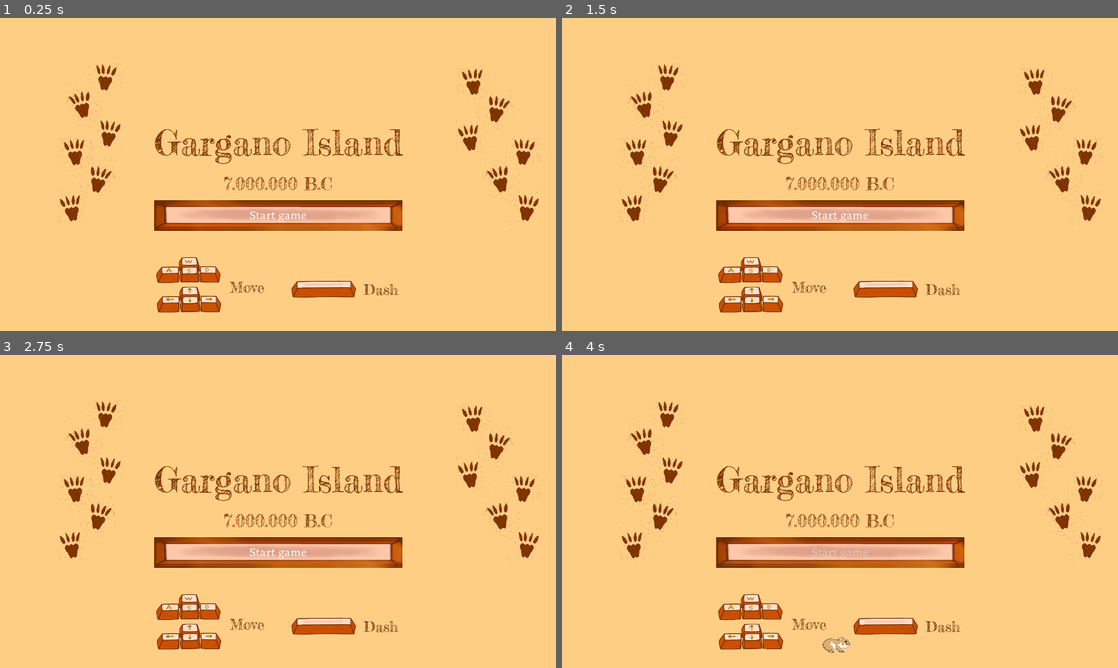
Above: before the commit, frames 1-4 (two rows, left to right).
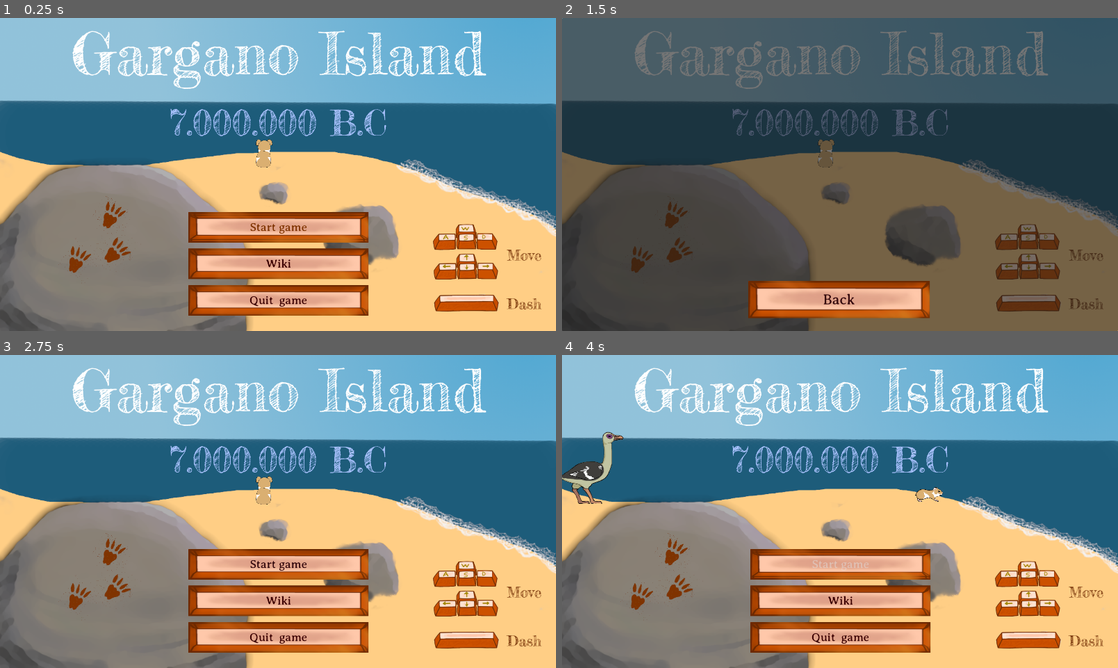
Above: after the commit, the same moments.

Repository: nialsiG/GMTK2024
Game: Godot game, scene res://scenes/start_menu.tscn
Two runs of this game, one before a commit and one after it. Both use one fixed random seed, a clock stepped at 60 frames per second and the inputs below. The engine's default icon, where the game draws it, is replaced by a stand-in: a white triangle on a blue panel in a dark square.
Inputs (mouse positions are in pixels of both pictures, inside the frame that each line leads up to):
- Up to frame 1 (0.25 s): no input
- Up to frame 2 (1.5 s): click (840, 265) at 0.5 s, where only the run after the commit has a clickable "Wiki"; click (667, 246) at 1.27 s
- Up to frame 3 (2.75 s): click (278, 636) at 2 s, where only the run after the commit has a clickable "Back"
- Up to frame 4 (4 s): click "Start game" at 2.75 s; hold D (move_right) from 3.53 s (still down); tap Space (attack) at 3.6 s

The runs differ from the first frame. In frame 1, 81% of the frame differs, in the area x 0-100%, y 0-100%; in frame 2, 100%; in frame 3, 81%; in frame 4, 81%.

Commit message:
new starting menu UI

Diff:
--- a/Gmtk 2024/resources/buttons/new_style_box_texture.tres
+++ b/Gmtk 2024/resources/buttons/new_style_box_texture.tres
@@ -1,6 +1,6 @@
 [gd_resource type="StyleBoxTexture" load_steps=2 format=3 uid="uid://by586e7gx5rdv"]
 
-[ext_resource type="Texture2D" uid="uid://b2btcse5urg53" path="res://assets/sprites/Icons/button.png" id="1_j7fjv"]
+[ext_resource type="Texture2D" uid="uid://b2btcse5urg53" path="res://assets/sprites/UI/button.png" id="1_j7fjv"]
 
 [resource]
 texture = ExtResource("1_j7fjv")
--- a/Gmtk 2024/resources/labels/title1.tres
+++ b/Gmtk 2024/resources/labels/title1.tres
@@ -4,5 +4,4 @@
 
 [resource]
 font = ExtResource("1_bm3e0")
-font_size = 120
-font_color = Color(0.498039, 0.2, 0, 1)
+font_size = 200
--- a/Gmtk 2024/scenes/pause_menu.tscn
+++ b/Gmtk 2024/scenes/pause_menu.tscn
@@ -19,15 +19,12 @@
 
 [node name="ColorRect" type="ColorRect" parent="."]
 layout_mode = 1
-anchors_preset = 8
+anchors_preset = 13
 anchor_left = 0.5
-anchor_top = 0.5
 anchor_right = 0.5
-anchor_bottom = 0.5
-offset_left = -432.0
-offset_top = -442.0
-offset_right = 432.0
-offset_bottom = 442.0
+anchor_bottom = 1.0
+offset_left = -476.0
+offset_right = 476.0
 grow_horizontal = 2
 grow_vertical = 2
 color = Color(1, 0.807843, 0.521569, 1)
@@ -45,7 +42,7 @@
 offset_bottom = 33.0
 grow_horizontal = 2
 grow_vertical = 2
-theme_override_constants/separation = 20
+theme_override_constants/separation = 40
 
 [node name="Label" type="Label" parent="VBoxContainer"]
 layout_mode = 2
--- a/Gmtk 2024/scenes/start_menu.tscn
+++ b/Gmtk 2024/scenes/start_menu.tscn
@@ -1,22 +1,26 @@
-[gd_scene load_steps=15 format=3 uid="uid://f0jqo5i07ilx"]
+[gd_scene load_steps=19 format=3 uid="uid://f0jqo5i07ilx"]
 
 [ext_resource type="Script" path="res://scripts/start_menu.gd" id="1_riksi"]
 [ext_resource type="Texture2D" uid="uid://cklvio3iby23j" path="res://assets/sprites/Other/Steps.png" id="2_ago1e"]
+[ext_resource type="Texture2D" uid="uid://csggghfx5m080" path="res://assets/sprites/UI/StartMenuUi.png" id="2_cp1jw"]
 [ext_resource type="LabelSettings" uid="uid://d0xafy67rfe8g" path="res://resources/labels/title1.tres" id="2_sr5fs"]
 [ext_resource type="Theme" uid="uid://cy4ctfdd5em41" path="res://resources/buttons/button_theme.tres" id="3_jex88"]
+[ext_resource type="SpriteFrames" uid="uid://drp6wlx62prm8" path="res://assets/sprites/Animals/garganomis/Garganomis.tres" id="5_2ab6e"]
 [ext_resource type="FontFile" uid="uid://cu62feaxfcqk8" path="res://assets/fonts/FrederickatheGreat-Regular.ttf" id="5_qj008"]
 [ext_resource type="AudioStream" uid="uid://dpox0yxacwbcs" path="res://assets/Sounds/aggresive_goose.mp3" id="5_wla5a"]
 [ext_resource type="SpriteFrames" uid="uid://cgwmfc675gf35" path="res://assets/sprites/player.tres" id="6_2iajs"]
 [ext_resource type="StyleBox" uid="uid://by586e7gx5rdv" path="res://resources/buttons/new_style_box_texture.tres" id="7_1ysxi"]
 [ext_resource type="Texture2D" uid="uid://ce8mkxv2baxkm" path="res://assets/sprites/Other/MoveIcon.png" id="7_6ftc6"]
-[ext_resource type="Texture2D" uid="uid://b2btcse5urg53" path="res://assets/sprites/Icons/button.png" id="8_0vaqb"]
+[ext_resource type="Texture2D" uid="uid://b2btcse5urg53" path="res://assets/sprites/UI/button.png" id="8_0vaqb"]
 [ext_resource type="Texture2D" uid="uid://875s1xw1xkow" path="res://assets/sprites/Other/DashKeyIcon.png" id="8_bqtse"]
 [ext_resource type="LabelSettings" uid="uid://bn0y2ipsuysdl" path="res://resources/labels/title3.tres" id="9_o84i5"]
+[ext_resource type="Texture2D" uid="uid://ol0k8jj34cgk" path="res://assets/sprites/Other/Steps2.png" id="11_1th13"]
+[ext_resource type="FontFile" uid="uid://bxidviks1lwgv" path="res://assets/fonts/AveriaSerifLibre-Regular.ttf" id="15_50dkx"]
 
 [sub_resource type="LabelSettings" id="LabelSettings_6q3vm"]
 font = ExtResource("5_qj008")
-font_size = 60
-font_color = Color(0.501961, 0.207843, 0.00392157, 1)
+font_size = 120
+font_color = Color(0.670588, 0.764706, 1, 1)
 
 [sub_resource type="StyleBoxTexture" id="StyleBoxTexture_0lqv6"]
 texture = ExtResource("8_0vaqb")
@@ -27,61 +31,138 @@
 
 [node name="CanvasLayer" type="CanvasLayer" parent="."]
 
-[node name="ColorRect" type="ColorRect" parent="CanvasLayer"]
-anchors_preset = 15
-anchor_right = 1.0
-anchor_bottom = 1.0
-grow_horizontal = 2
-grow_vertical = 2
-color = Color(1, 0.807843, 0.521569, 1)
-
-[node name="TextureRect" type="TextureRect" parent="CanvasLayer"]
-offset_left = 199.0
-offset_top = 413.0
-offset_right = 399.0
-offset_bottom = 713.0
-texture = ExtResource("2_ago1e")
-
-[node name="AnimatedSprite2D" type="AnimatedSprite2D" parent="CanvasLayer"]
-position = Vector2(950, 977)
+[node name="Background" type="Control" parent="CanvasLayer"]
+layout_mode = 3
+anchors_preset = 15
+anchor_right = 1.0
+anchor_bottom = 1.0
+grow_horizontal = 2
+grow_vertical = 2
+
+[node name="BackgroundImage" type="TextureRect" parent="CanvasLayer/Background"]
+layout_mode = 1
+anchors_preset = 15
+anchor_right = 1.0
+anchor_bottom = 1.0
+grow_horizontal = 2
+grow_vertical = 2
+texture = ExtResource("2_cp1jw")
+
+[node name="Title" type="Label" parent="CanvasLayer/Background"]
+layout_mode = 1
+anchors_preset = -1
+anchor_right = 1.0
+anchor_bottom = 0.228
+offset_bottom = -0.240021
+grow_horizontal = 2
+text = "Gargano Island"
+label_settings = ExtResource("2_sr5fs")
+horizontal_alignment = 1
+
+[node name="Subtitle" type="Label" parent="CanvasLayer/Background"]
+layout_mode = 1
+anchors_preset = -1
+anchor_top = 0.266
+anchor_right = 1.0
+anchor_bottom = 0.403
+offset_top = -0.279999
+offset_bottom = -0.240021
+grow_horizontal = 2
+text = "7.000.000 B.C"
+label_settings = SubResource("LabelSettings_6q3vm")
+horizontal_alignment = 1
+
+[node name="HamsterSprite2D" type="AnimatedSprite2D" parent="CanvasLayer/Background"]
+position = Vector2(912, 466)
 scale = Vector2(0.2, 0.2)
 sprite_frames = ExtResource("6_2iajs")
-animation = &"Right"
+animation = &"Idle_Up"
 autoplay = "Right"
 
-[node name="VBoxContainer" type="VBoxContainer" parent="CanvasLayer"]
+[node name="GooseSprite2D" type="AnimatedSprite2D" parent="CanvasLayer/Background"]
+position = Vector2(-141, 389)
+scale = Vector2(0.5, 0.5)
+sprite_frames = ExtResource("5_2ab6e")
+animation = &"Idle_Right"
+
+[node name="Buttons" type="Control" parent="CanvasLayer"]
+layout_mode = 3
+anchors_preset = 15
+anchor_right = 1.0
+anchor_bottom = 1.0
+grow_horizontal = 2
+grow_vertical = 2
+
+[node name="Tutorial" type="Control" parent="CanvasLayer/Buttons"]
+layout_mode = 1
+anchors_preset = 15
+anchor_right = 1.0
+anchor_bottom = 1.0
+offset_left = 760.0
+offset_top = 662.0
+offset_right = -6.0
+offset_bottom = 1.0
+grow_horizontal = 2
+grow_vertical = 2
+size_flags_vertical = 8
+
+[node name="MoveImage" type="TextureRect" parent="CanvasLayer/Buttons/Tutorial"]
+layout_mode = 0
+offset_left = 729.0
+offset_top = 46.0
+offset_right = 971.0
+offset_bottom = 244.0
+texture = ExtResource("7_6ftc6")
+
+[node name="DashImage" type="TextureRect" parent="CanvasLayer/Buttons/Tutorial"]
+layout_mode = 0
+offset_left = 733.0
+offset_top = 286.0
+offset_right = 971.0
+offset_bottom = 356.0
+texture = ExtResource("8_bqtse")
+
+[node name="MoveLabel" type="Label" parent="CanvasLayer/Buttons/Tutorial"]
+layout_mode = 0
+offset_left = 991.0
+offset_top = 126.0
+offset_right = 1110.0
+offset_bottom = 188.0
+text = "Move"
+label_settings = ExtResource("9_o84i5")
+
+[node name="DashLabel" type="Label" parent="CanvasLayer/Buttons/Tutorial"]
+layout_mode = 0
+offset_left = 991.0
+offset_top = 293.0
+offset_right = 1109.0
+offset_bottom = 355.0
+text = "Dash"
+label_settings = ExtResource("9_o84i5")
+
+[node name="VBoxContainer" type="VBoxContainer" parent="CanvasLayer/Buttons"]
+layout_mode = 1
 anchors_preset = 8
 anchor_left = 0.5
 anchor_top = 0.5
 anchor_right = 0.5
 anchor_bottom = 0.5
-offset_left = -20.0
-offset_top = -20.0
-offset_right = 20.0
-offset_bottom = 20.0
-grow_horizontal = 2
-grow_vertical = 2
-theme_override_constants/separation = 30
-
-[node name="Label" type="Label" parent="CanvasLayer/VBoxContainer"]
-layout_mode = 2
-text = "Gargano Island"
-label_settings = ExtResource("2_sr5fs")
-horizontal_alignment = 1
-
-[node name="Label2" type="Label" parent="CanvasLayer/VBoxContainer"]
-layout_mode = 2
-text = "7.000.000 B.C"
-label_settings = SubResource("LabelSettings_6q3vm")
-horizontal_alignment = 1
-
-[node name="start_button" type="Button" parent="CanvasLayer/VBoxContainer"]
-layout_mode = 2
-focus_neighbor_top = NodePath("../quit_button2")
+offset_left = -309.0
+offset_top = 139.0
+offset_right = 313.0
+offset_bottom = 484.0
+grow_horizontal = 2
+grow_vertical = 2
+theme_override_constants/separation = 40
+
+[node name="start_button" type="Button" parent="CanvasLayer/Buttons/VBoxContainer"]
+layout_mode = 2
+focus_neighbor_top = NodePath("../quit_button")
 theme = ExtResource("3_jex88")
-theme_override_colors/font_color = Color(0.498039, 0.2, 0, 1)
-theme_override_colors/font_pressed_color = Color(1, 1, 1, 1)
-theme_override_colors/font_hover_color = Color(0.231373, 0, 0, 1)
+theme_override_colors/font_color = Color(0.203922, 0.0352941, 0.0509804, 1)
+theme_override_colors/font_pressed_color = Color(1, 0.784314, 0.666667, 1)
+theme_override_colors/font_hover_color = Color(0.498039, 0.2, 0, 1)
+theme_override_colors/font_focus_color = Color(0.498039, 0.2, 0, 1)
 theme_override_styles/normal = ExtResource("7_1ysxi")
 theme_override_styles/hover = ExtResource("7_1ysxi")
 theme_override_styles/pressed = ExtResource("7_1ysxi")
@@ -89,69 +170,74 @@
 theme_override_styles/focus = SubResource("StyleBoxTexture_0lqv6")
 text = "Start game"
 
-[node name="quit_button2" type="Button" parent="CanvasLayer/VBoxContainer"]
-visible = false
+[node name="wiki_button" type="Button" parent="CanvasLayer/Buttons/VBoxContainer"]
 layout_mode = 2
 focus_neighbor_bottom = NodePath("../start_button")
 theme = ExtResource("3_jex88")
+theme_override_colors/font_color = Color(0.23, 0, 0, 1)
+theme_override_colors/font_pressed_color = Color(0.992157, 0.776471, 0.658824, 1)
+theme_override_colors/font_hover_color = Color(0.498039, 0.2, 0, 1)
+theme_override_styles/normal = ExtResource("7_1ysxi")
+theme_override_styles/hover = ExtResource("7_1ysxi")
+theme_override_styles/pressed = ExtResource("7_1ysxi")
+theme_override_styles/disabled = ExtResource("7_1ysxi")
+text = "Wiki"
+
+[node name="quit_button" type="Button" parent="CanvasLayer/Buttons/VBoxContainer"]
+layout_mode = 2
+focus_neighbor_bottom = NodePath("../start_button")
+theme = ExtResource("3_jex88")
+theme_override_colors/font_color = Color(0.23, 0, 0, 1)
+theme_override_colors/font_pressed_color = Color(0.992157, 0.776471, 0.658824, 1)
+theme_override_colors/font_hover_color = Color(0.498039, 0.2, 0, 1)
+theme_override_styles/normal = ExtResource("7_1ysxi")
+theme_override_styles/hover = ExtResource("7_1ysxi")
+theme_override_styles/pressed = ExtResource("7_1ysxi")
+theme_override_styles/disabled = ExtResource("7_1ysxi")
 text = "Quit  game"
 
-[node name="TextureRect3" type="TextureRect" parent="CanvasLayer"]
-offset_left = 224.0
-offset_top = 155.0
-offset_right = 424.0
-offset_bottom = 455.0
-texture = ExtResource("2_ago1e")
-flip_h = true
-
-[node name="TextureRect4" type="TextureRect" parent="CanvasLayer"]
-offset_left = 1668.0
-offset_top = 412.0
-offset_right = 1868.0
-offset_bottom = 712.0
-texture = ExtResource("2_ago1e")
-flip_h = true
-
-[node name="TextureRect2" type="TextureRect" parent="CanvasLayer"]
-offset_left = 1574.0
-offset_top = 170.0
-offset_right = 1774.0
-offset_bottom = 470.0
-texture = ExtResource("2_ago1e")
-
-[node name="TextureRect5" type="TextureRect" parent="CanvasLayer"]
-offset_left = 533.0
-offset_top = 822.0
-offset_right = 775.0
-offset_bottom = 1020.0
-texture = ExtResource("7_6ftc6")
-
-[node name="TextureRect6" type="TextureRect" parent="CanvasLayer"]
-offset_left = 1000.0
-offset_top = 900.0
-offset_right = 1238.0
-offset_bottom = 970.0
-texture = ExtResource("8_bqtse")
-
-[node name="Label" type="Label" parent="CanvasLayer"]
-offset_left = 794.0
-offset_top = 899.0
-offset_right = 913.0
-offset_bottom = 961.0
-text = "Move"
-label_settings = ExtResource("9_o84i5")
-
-[node name="Label2" type="Label" parent="CanvasLayer"]
-offset_left = 1256.0
-offset_top = 906.0
-offset_right = 1374.0
-offset_bottom = 968.0
-text = "Dash"
-label_settings = ExtResource("9_o84i5")
+[node name="CreditsButton" type="TextureButton" parent="CanvasLayer/Buttons"]
+offset_left = 364.0
+offset_top = 608.0
+offset_right = 564.0
+offset_bottom = 908.0
+rotation = 0.598648
+texture_normal = ExtResource("2_ago1e")
+texture_pressed = ExtResource("11_1th13")
+texture_hover = ExtResource("11_1th13")
+
+[node name="WikiContainer" type="Panel" parent="CanvasLayer/Buttons"]
+visible = false
+layout_mode = 1
+anchors_preset = 15
+anchor_right = 1.0
+anchor_bottom = 1.0
+grow_horizontal = 2
+grow_vertical = 2
+
+[node name="back_button" type="Button" parent="CanvasLayer/Buttons/WikiContainer"]
+layout_mode = 2
+offset_left = 644.0
+offset_top = 917.0
+offset_right = 1270.0
+offset_bottom = 1026.0
+theme_override_colors/font_color = Color(0.203922, 0.0352941, 0.0509804, 1)
+theme_override_colors/font_pressed_color = Color(1, 1, 1, 1)
+theme_override_colors/font_hover_color = Color(0.913925, 0.536685, 0.125707, 1)
+theme_override_colors/font_focus_color = Color(0.913925, 0.536685, 0.125707, 1)
+theme_override_fonts/font = ExtResource("15_50dkx")
+theme_override_font_sizes/font_size = 50
+theme_override_styles/normal = ExtResource("7_1ysxi")
+theme_override_styles/hover = ExtResource("7_1ysxi")
+theme_override_styles/pressed = ExtResource("7_1ysxi")
+theme_override_styles/disabled = ExtResource("7_1ysxi")
+text = "Back"
 
 [node name="StartGoosePlayer" type="AudioStreamPlayer" parent="."]
 stream = ExtResource("5_wla5a")
 volume_db = 23.998
 
-[connection signal="pressed" from="CanvasLayer/VBoxContainer/start_button" to="." method="_on_start_button_pressed"]
-[connection signal="pressed" from="CanvasLayer/VBoxContainer/quit_button2" to="." method="_on_quit_button_2_pressed"]
+[connection signal="pressed" from="CanvasLayer/Buttons/VBoxContainer/start_button" to="." method="_on_start_button_pressed"]
+[connection signal="pressed" from="CanvasLayer/Buttons/VBoxContainer/wiki_button" to="." method="_on_wiki_button_pressed"]
+[connection signal="pressed" from="CanvasLayer/Buttons/VBoxContainer/quit_button" to="." method="_on_quit_button_pressed"]
+[connection signal="pressed" from="CanvasLayer/Buttons/WikiContainer/back_button" to="." method="_on_back_button_pressed"]
--- a/Gmtk 2024/scripts/start_menu.gd
+++ b/Gmtk 2024/scripts/start_menu.gd
@@ -1,19 +1,40 @@
 extends Node
 
 @onready var game = "res://scenes/world.tscn"
-@onready var focus_button = $CanvasLayer/VBoxContainer/start_button
+@onready var focus_button = $CanvasLayer/Buttons/VBoxContainer/start_button
 @onready var startGoosePlayer : AudioStreamPlayer = $StartGoosePlayer
-@onready var _loadingSprite : AnimatedSprite2D = $CanvasLayer/AnimatedSprite2D
+@onready var _loadingSprite : AnimatedSprite2D = $CanvasLayer/Background/HamsterSprite2D
+@onready var _gooseSprite : AnimatedSprite2D = $CanvasLayer/Background/GooseSprite2D
+@onready var _has_started : bool = false
+@onready var _main_container : VBoxContainer = $CanvasLayer/Buttons/VBoxContainer
+@onready var _wiki_panel : Panel = $CanvasLayer/Buttons/WikiContainer
+
 func _ready():
 	focus_button.grab_focus()
-	_loadingSprite.hide()
+	_loadingSprite.play("Idle_Up")
+
+func _process(delta):
+	if _has_started:
+		_loadingSprite.move_local_x(delta * 300)
+		_gooseSprite.move_local_x(delta * 200)
 
 func _on_start_button_pressed():
+	_has_started = true
 	focus_button.disabled = true
 	startGoosePlayer.play()
-	_loadingSprite.show()
+	_gooseSprite
+	_loadingSprite.play("Right")
+	_gooseSprite.play("Right")
 	await get_tree().create_timer(1.5).timeout
 	get_tree().change_scene_to_file(game)
 
-func _on_quit_button_2_pressed():
+func _on_wiki_button_pressed():
+	_wiki_panel.show()
+	_main_container.hide()
+
+func _on_quit_button_pressed():
 	get_tree().quit()
+
+func _on_back_button_pressed():
+	_wiki_panel.hide()
+	_main_container.show()
Binary file removed: Gmtk 2024/assets/sprites/Icons/button.png
Binary file changed: Gmtk 2024/assets/sprites/Other/Steps.png
Binary file added: Gmtk 2024/assets/sprites/Other/Steps2.png
Not shown, added: Gmtk 2024/assets/sprites/Other/Steps2.png.import
Binary file added: Gmtk 2024/assets/sprites/UI/StartMenuUi.png
Not shown, added: Gmtk 2024/assets/sprites/UI/StartMenuUi.png.import
Binary file added: Gmtk 2024/assets/sprites/UI/button.png
Not shown, changed: Gmtk 2024/assets/sprites/UI/button.png.import
